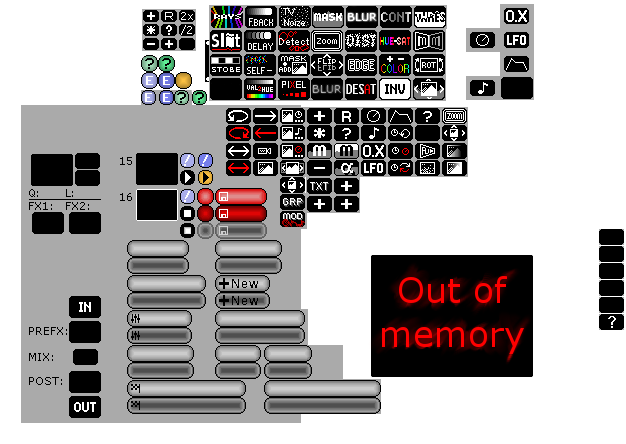
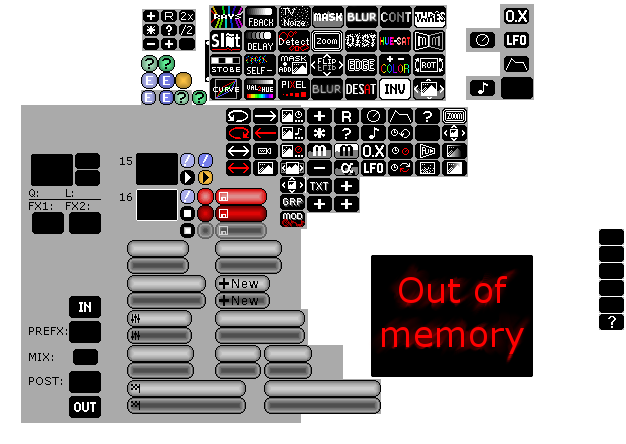
Layered file, before and after one edit (626 × 444). Changes by layer:
added layer "Nytt lag" above "New Layer#4" over [213, 87, 239, 92]
painted on "New Layer#4" over [215, 79, 237, 99]
